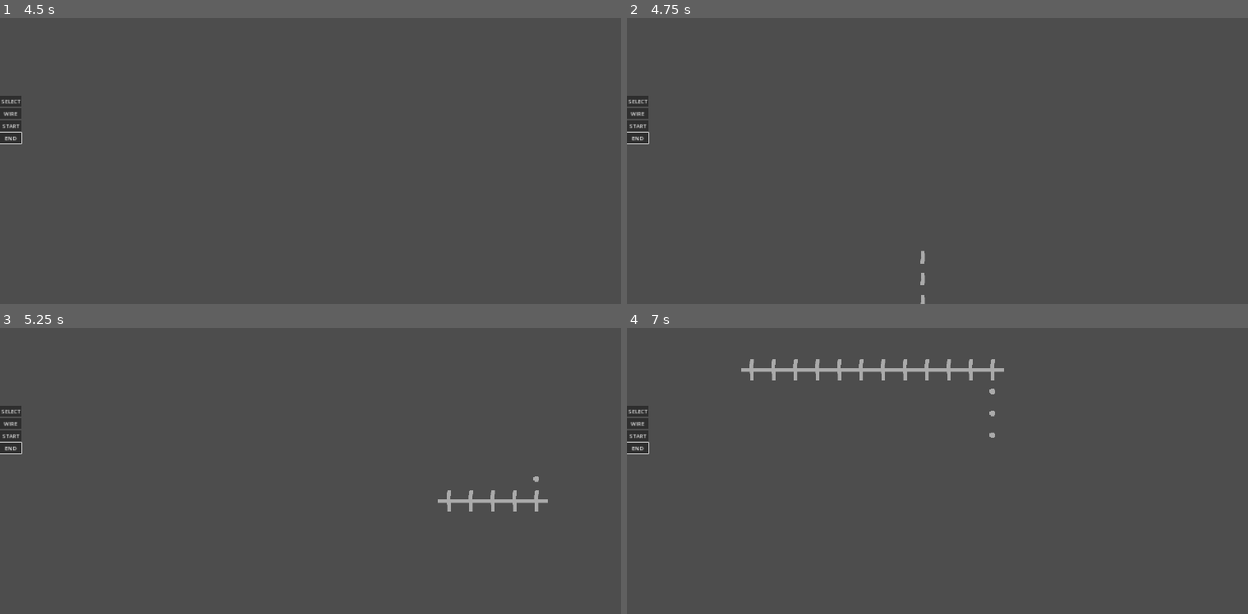
Above: before the commit, frames 1-4 (two rows, left to right).
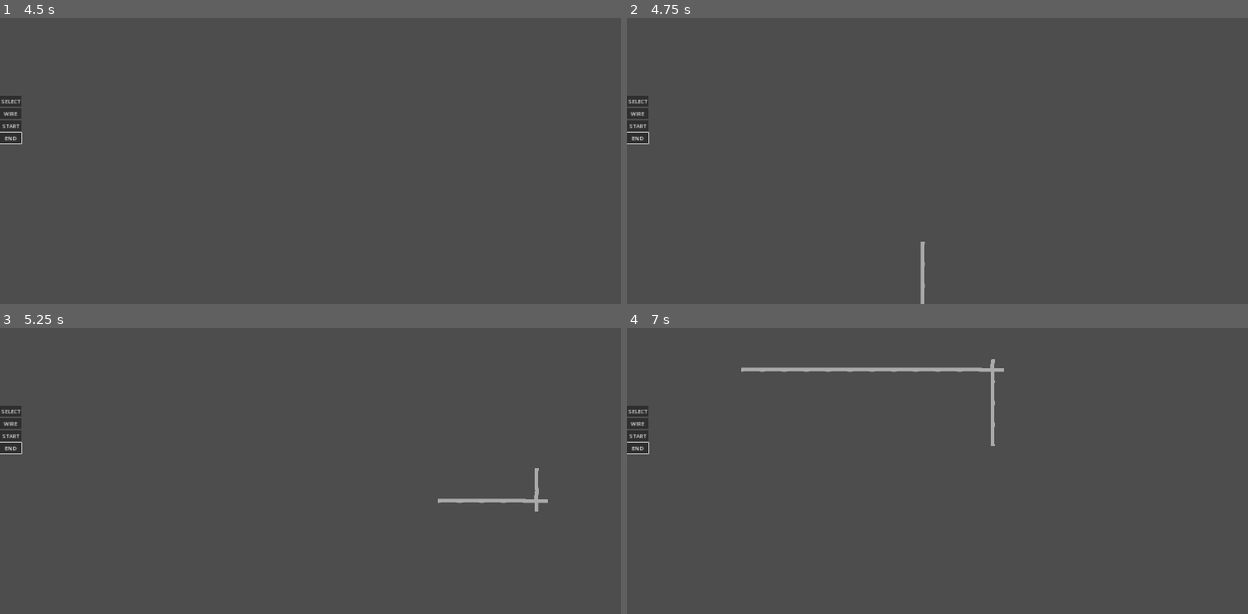
Above: after the commit, the same moments.

Repository: Aisudoragon/logic-gates
Game: Godot game, scene res://scenes/levels/playground/playground.tscn
The game is run twice, just before and just after one commit, with the same random seed, the same clock (stepped at 60 frames per second) and the same inputs. The engine's default icon, where the game draws it, is replaced by a stand-in: a white triangle on a blue panel in a dark square.
Inputs (mouse positions are in pixels of both pictures, inside the frame that each line leads up to):
- Up to frame 1 (4.5 s): click "START" at 0.5 s; click "START" at 1.25 s; click "SELECT" at 2 s; click "WIRE" at 2.75 s; click "END" at 3.5 s; tap Enter at 4.25 s; move the mouse to (298, 192) at 4.27 s; press the mouse at (298, 192) at 4.28 s; hold W (move_up) from 4.28 s (still down)
- Up to frame 2 (4.75 s): keep holding W (move_up); tap R (rotate) at 4.55 s
- Up to frame 3 (5.25 s): release W (move_up) at 5 s; release the mouse at (298, 502) at 5 s; drag from (527, 485) to (298, 502) at 5.02 s
- Up to frame 4 (7 s): tap Space at 5.75 s; move the mouse to (757, 373) at 5.77 s; hold A (move_left) 5.78-6.5 s; hold Right mouse button (destroy) 5.78-6.5 s; click (757, 373) at 5.92 s; tap R (rotate) at 6.05 s; tap Enter at 6.5 s; drag from (987, 430) to (757, 373) at 6.52 s

Frame 1 is identical in both runs. In frame 2, 0.1% of the frame differs, in the area x 47-49%, y 78-100%; in frame 3, 0.3%; in frame 4, 0.7%, in the area x 18-60%, y 10-42%.
Error in both runs: Out of bounds get index '-1' (on base: 'Array[Vector2i]') (res://scenes/levels/playground/wire_logic.gd:21)

Commit message:
Wire now draws in proper direction

Diff:
--- a/scenes/levels/playground/wire_logic.gd
+++ b/scenes/levels/playground/wire_logic.gd
@@ -41,14 +41,31 @@
 		var direction := Vector2i(ending_position - starting_position).sign()
 
 		if direction.y != 0:
-			for position_y in range(starting_position.y, ending_position.y + direction.y, direction.y):
-				update_wire_tile(Vector2i(starting_position.x, position_y), direction)
+			highlight_line(starting_position, Vector2i(starting_position.x, ending_position.y))
+
+			#for position_y in range(starting_position.y, ending_position.y + direction.y, direction.y):
+				#update_wire_tile(Vector2i(starting_position.x, position_y), direction)
 				# TODO - Wykonać aby kable w jednej osi się łączyły może? A potem do następnej osi
 				# po prostu połączy osobno?
 				#highlight_layer.set_cell(Vector2i(starting_position.x, position_y), 0, Vector2i(4, 0), 0)
 		if direction.x != 0:
-			for position_x in range(starting_position.x, ending_position.x + direction.x, direction.x):
-				highlight_layer.set_cell(Vector2i(position_x, ending_position.y), 0, Vector2i(4, 0), 0)
+			highlight_line(Vector2i(starting_position.x, ending_position.y), ending_position)
+
+			#for position_x in range(starting_position.x, ending_position.x + direction.x, direction.x):
+				#highlight_layer.set_cell(Vector2i(position_x, ending_position.y), 0, Vector2i(4, 0), 0)
+
+
+func highlight_line(starting_position: Vector2i, ending_position: Vector2i) -> void:
+	var direction: Vector2i = (ending_position - starting_position).sign()
+
+	if direction.x:
+		for buffer_position in range(starting_position.x, ending_position.x + direction.x, direction.x):
+			update_wire_tile(Vector2i(buffer_position, starting_position.y), direction)
+			update_wire_tile(Vector2i(buffer_position, starting_position.y), -direction)
+	else:
+		for buffer_position in range(starting_position.y, ending_position.y + direction.y, direction.y):
+			update_wire_tile(Vector2i(starting_position.x, buffer_position), direction)
+			update_wire_tile(Vector2i(starting_position.x, buffer_position), -direction)
 
 
 func update_wire_tile(tile_position: Vector2i, new_direction: Vector2i) -> void:
